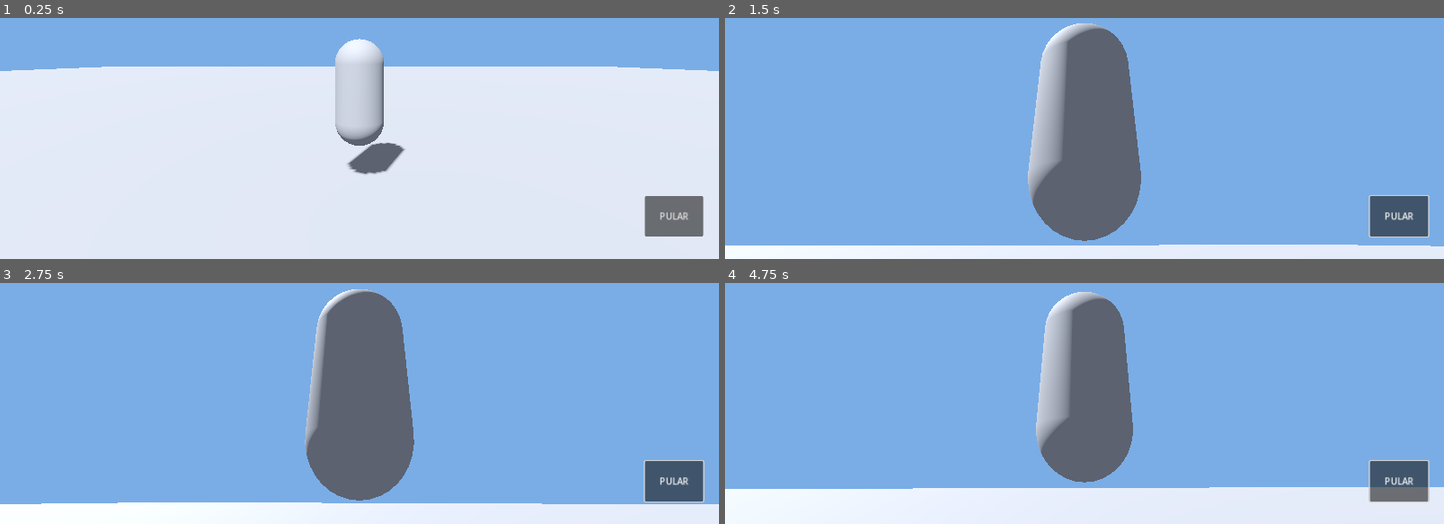
Above: before the commit, frames 1-4 (two rows, left to right).
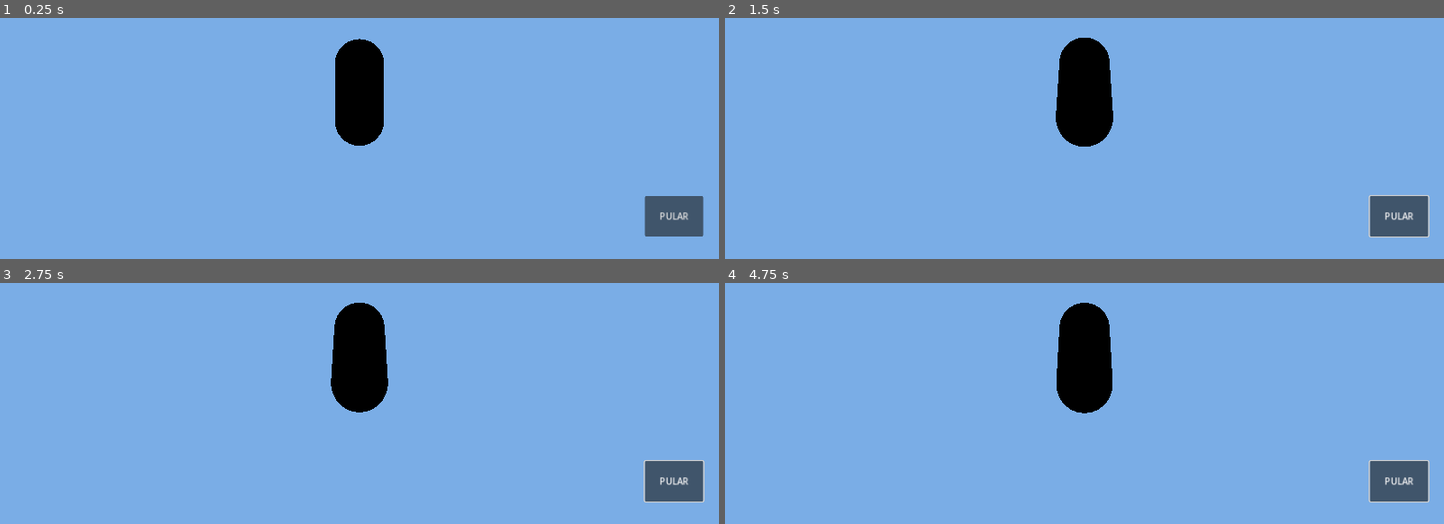
Above: after the commit, the same moments.

Repository: 2yk6ikmymthiymkhu/EGG-FIRE-
Game: Godot game, scene res://scenes/main.tscn
Same seed, same stepped clock (60 frames per second), same inputs: the game is played once before the commit and once after it.
Inputs (mouse positions are in pixels of both pictures, inside the frame that each line leads up to):
- Up to frame 1 (0.25 s): no input
- Up to frame 2 (1.5 s): click "PULAR" at 0.5 s; tap Enter at 1.25 s; move the mouse to (1120, 54) at 1.27 s; hold W (move_forward) from 1.28 s (still down)
- Up to frame 3 (2.75 s): keep holding W (move_forward); tap Space (jump) at 1.52, 2.27 s; move the mouse to (323, 323) at 2.02 s
- Up to frame 4 (4.75 s): keep holding W (move_forward); tap Space (jump) at 2.75, 3.77, 4.52 s; move the mouse to (1098, 314) at 2.77 s; move the mouse to (1077, 328) at 3.52 s; move the mouse to (1134, 326) at 4.27 s

The runs differ from the first frame. In frame 1, 80% of the frame differs, in the area x 0-100%, y 8-100%; in frame 2, 17%; in frame 3, 19%; in frame 4, 24%.
Error after the commit: Parse Error: Cannot infer the type of "petal_pos" variable because the value doesn't have a set type. (res://scripts/lobby_environment.gd:148)

Commit message:
Substituir cenário simples pelo lobby 3D japonês

Diff:
--- a/godot/scenes/main.tscn
+++ b/godot/scenes/main.tscn
@@ -1,37 +1,9 @@
-[gd_scene load_steps=5 format=3]
+[gd_scene load_steps=3 format=3]
 
 [ext_resource type="PackedScene" path="res://scenes/player.tscn" id="1_player"]
-
-[sub_resource type="Environment" id="Environment_world"]
-background_mode = 1
-background_color = Color(0.48, 0.68, 0.9, 1)
-ambient_light_source = 3
-ambient_light_color = Color(0.75, 0.8, 0.9, 1)
-ambient_light_energy = 0.8
-
-[sub_resource type="PlaneMesh" id="Plane_ground"]
-size = Vector2(100, 100)
-
-[sub_resource type="BoxShape3D" id="Box_ground"]
-size = Vector3(100, 1, 100)
+[ext_resource type="Script" path="res://scripts/lobby_environment.gd" id="2_world"]
 
 [node name="Main" type="Node3D"]
-
-[node name="WorldEnvironment" type="WorldEnvironment" parent="."]
-environment = SubResource("Environment_world")
-
-[node name="DirectionalLight3D" type="DirectionalLight3D" parent="."]
-rotation_degrees = Vector3(-55, -25, 0)
-shadow_enabled = true
-
-[node name="Ground" type="StaticBody3D" parent="."]
-
-[node name="Mesh" type="MeshInstance3D" parent="Ground"]
-position = Vector3(0, -0.5, 0)
-mesh = SubResource("Plane_ground")
-
-[node name="Collision" type="CollisionShape3D" parent="Ground"]
-position = Vector3(0, -0.5, 0)
-shape = SubResource("Box_ground")
+script = ExtResource("2_world")
 
 [node name="Player" parent="." instance=ExtResource("1_player")]
